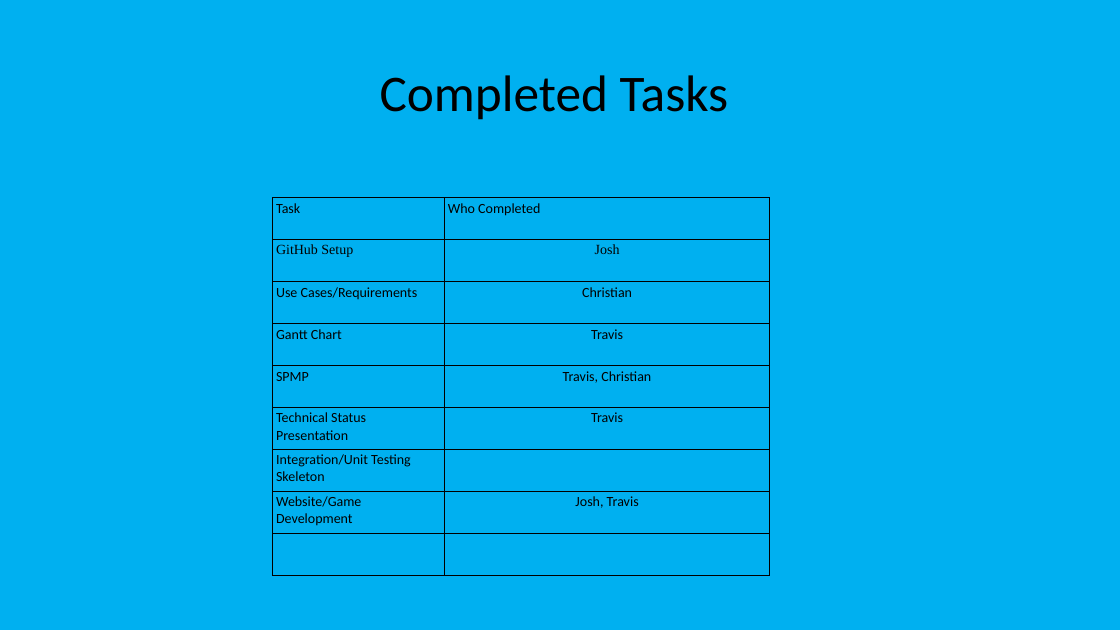
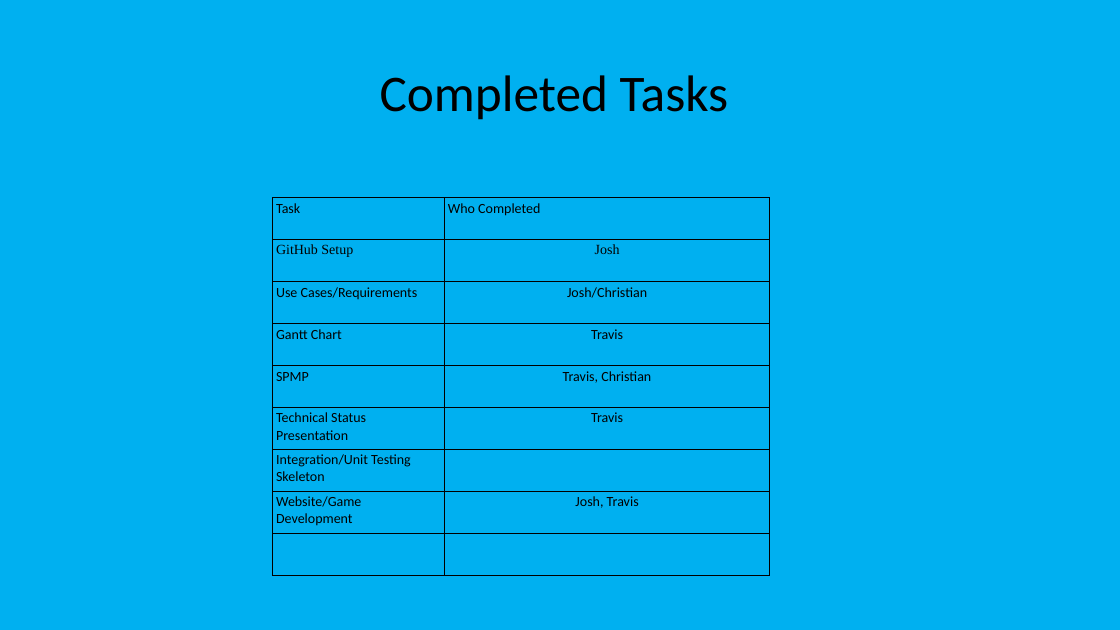
Before and after one commit to s-christian/Fit_or_Fail, a slide deck: slide 7 of Fit or Fail_presentation.pptx. Drawn at 1120x630 pixels with LibreOffice and Linux fonts; fonts in the diff are those of the drawing. Boxes give left, top, right and bottom in pixels: in the first picture for what was removed or moved away, otherwise in the second. Text is boxed around its words. In the diff, an @@ line names an element or a change of style, - is before the commit and + after.

```diff
--- a/Fit or Fail_presentation.pptx
+++ b/Fit or Fail_presentation.pptx
@@ table at <box>273,197,770,576</box> @@
-row 3, column 2: Christian
+row 3, column 2: Josh/Christian
```
